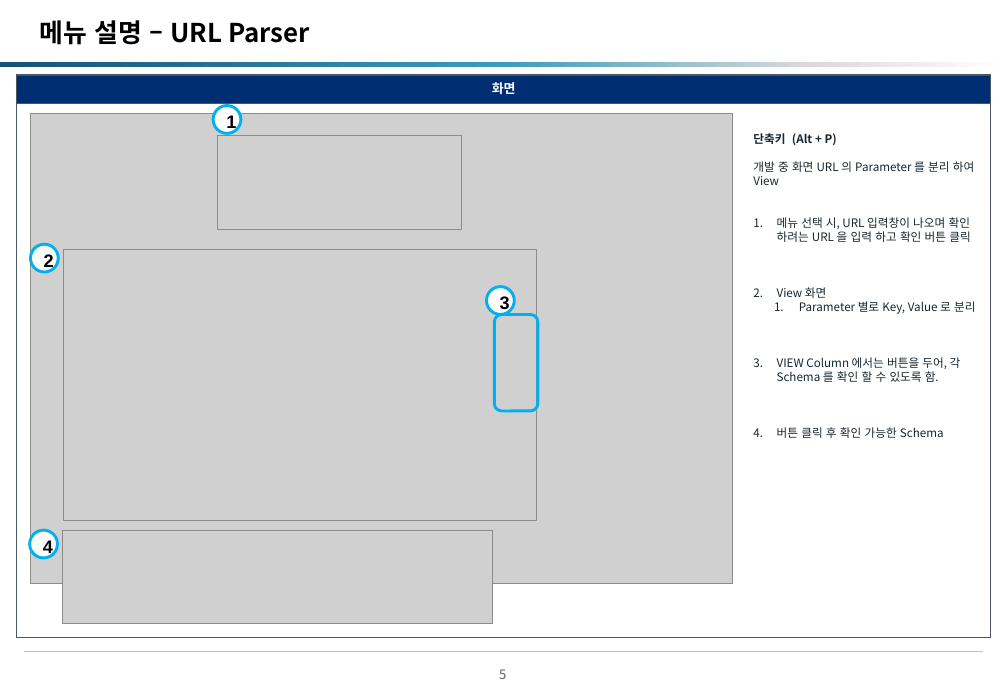
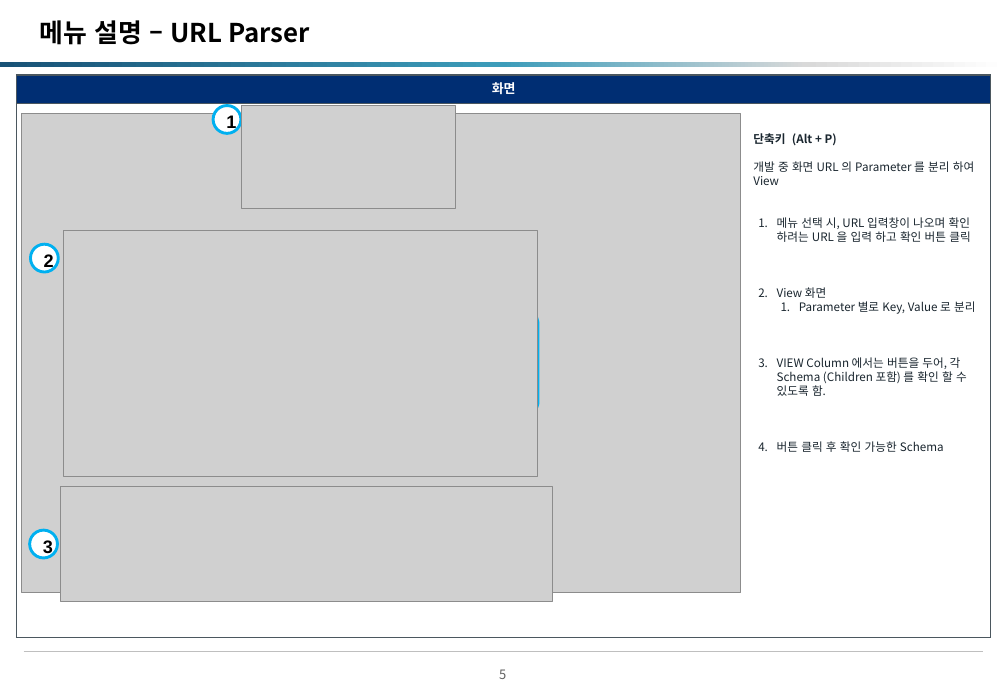
Before and after one commit to okskblug/sols, a slide deck: slide 6 of 2. MQL Viewer - README.pptx. Drawn at 1008x698 pixels with LibreOffice and Linux fonts; fonts in the diff are those of the drawing; grey boxes stand for pictures; background and template pictures are left out. Boxes give left, top, right and bottom in pixels: in the first picture for what was removed or moved away, otherwise in the second. Text is boxed around its words. In the diff, an @@ line names an element or a change of style, - is before the commit and + after.

```diff
--- a/2. MQL Viewer - README.pptx
+++ b/2. MQL Viewer - README.pptx
@@ picture: place and size @@
-picture at box(31, 114, 732, 583)
+picture at box(22, 114, 742, 593)
@@ picture: place and size @@
-picture at box(218, 136, 462, 230)
+picture at box(242, 105, 456, 208)
@@ picture: place and size @@
-picture at box(63, 249, 536, 521)
+picture at box(63, 230, 538, 476)
@@ text at box(777, 217, 975, 452): indent changed @@
@@ ellipse removed at box(487, 287, 515, 315) @@
-3
@@ text at box(777, 357, 967, 396): text changed @@
-3. VIEW Column 에서는 버튼을 두어, 각 Schema 를 확인 할 수 있도록 함.
+3. VIEW Column 에서는 버튼을 두어, 각 Schema (Children 포함) 를 확인 할 수 있도록 함.
@@ picture added at box(60, 487, 552, 602) @@
@@ text in ellipse at box(43, 539, 53, 557): text changed @@
-4
+3
@@ picture removed at box(62, 531, 492, 624) @@
```
Also in this commit, not shown: 7 other slides changed, 1 other file.
